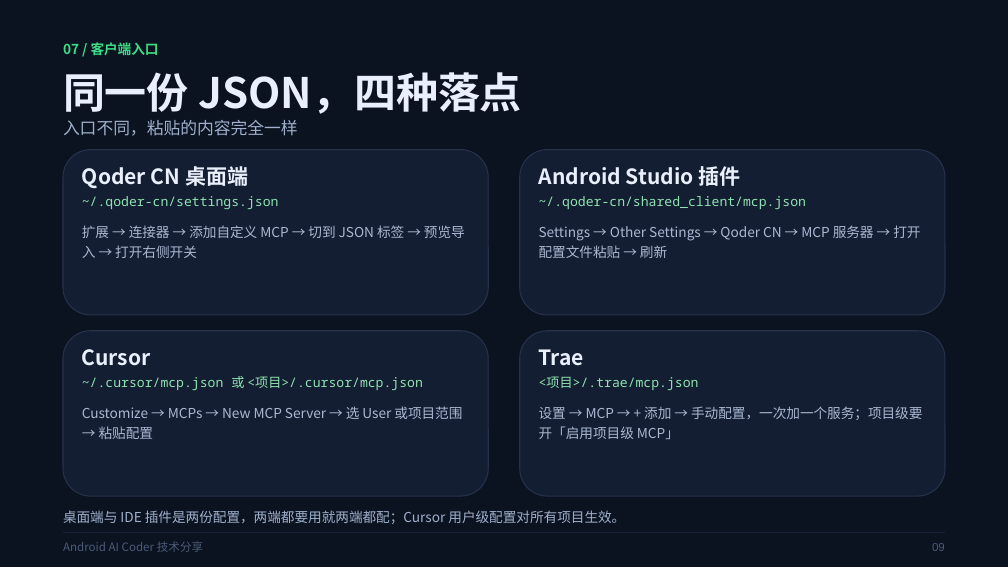
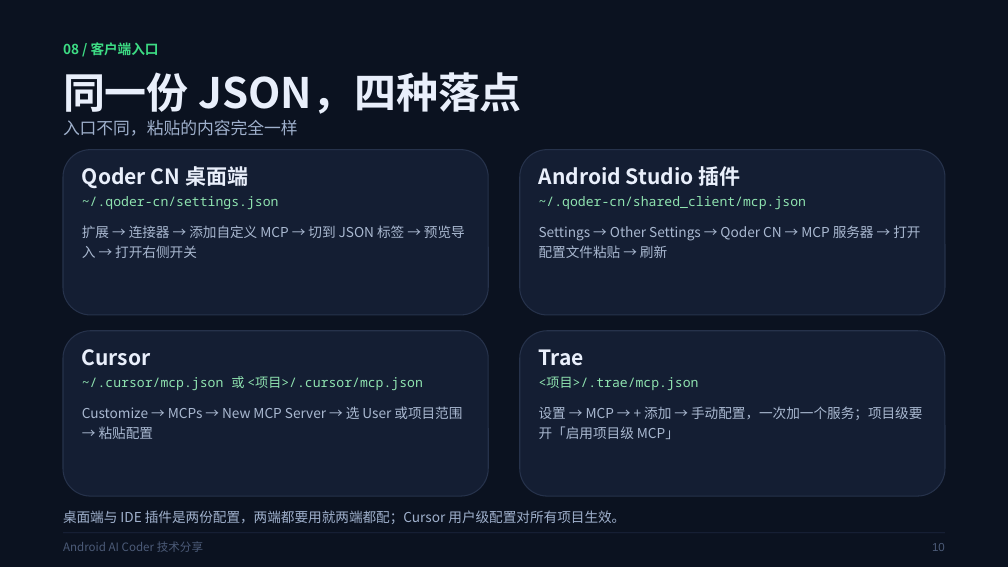
Before and after one commit to Victor2018/AppBase, a slide deck: slide 10 of docs/AICoder/Android-AI-Coder-技术分享.pptx (slide 9 before the commit). Drawn at 1008x567 pixels with LibreOffice and Linux fonts; fonts in the diff are those of the drawing. Boxes give left, top, right and bottom in pixels: in the first picture for what was removed or moved away, otherwise in the second. Text is boxed around its words. In the diff, an @@ line names an element or a change of style, - is before the commit and + after.

```diff
--- a/docs/AICoder/Android-AI-Coder-技术分享.pptx
+++ b/docs/AICoder/Android-AI-Coder-技术分享.pptx
@@ text at <box>63,42,159,56</box>: text changed @@
-07 / 客户端入口
+08 / 客户端入口
@@ text at <box>932,543,945,551</box>: text changed @@
-09
+10
```
Also in this commit, not shown: 10 other slides changed, 1 slide added, 41 other files.
